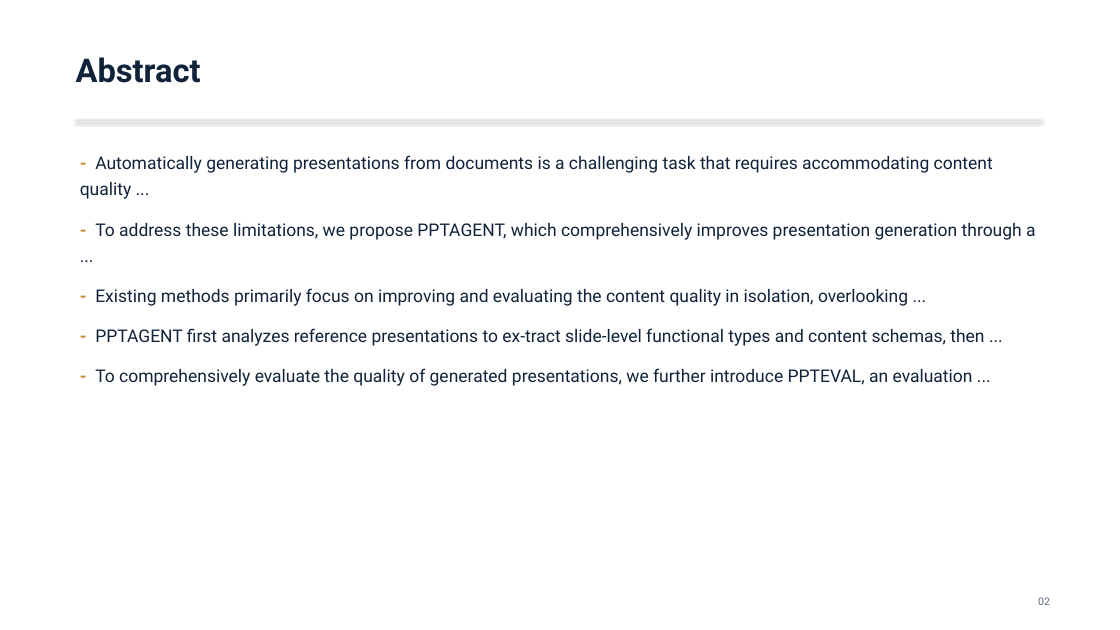
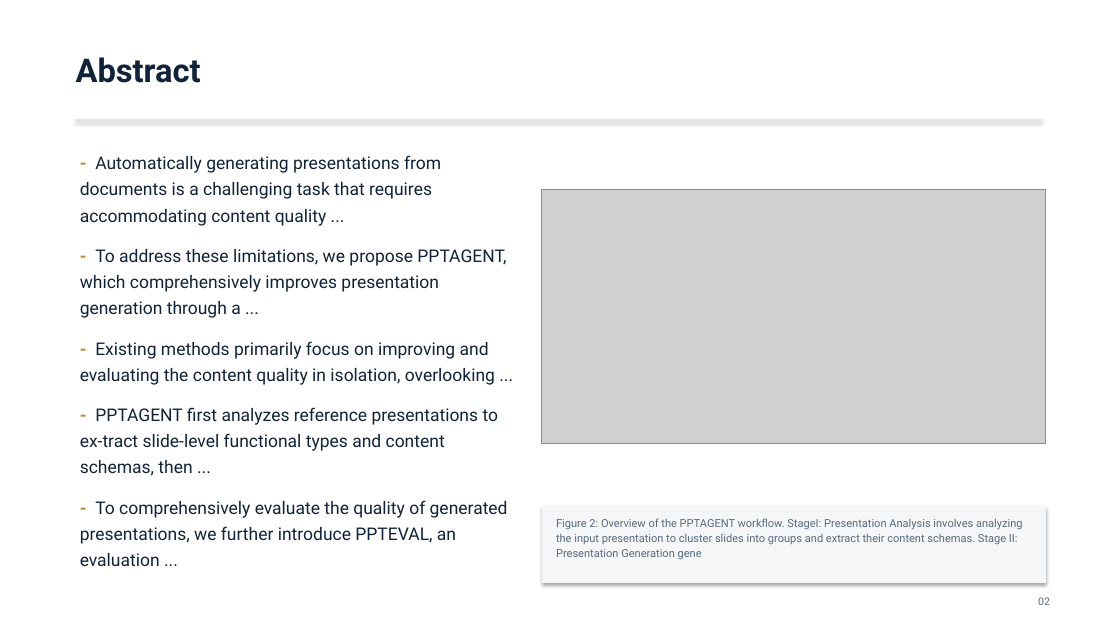
Before and after one commit to Mizuki0215/capstone-ppt-agent, a slide deck: slide 2 of out/PPTAgent_2501.03936.pptx. Drawn at 1120x630 pixels with LibreOffice and Linux fonts; fonts in the diff are those of the drawing; grey boxes stand for pictures. Boxes give left, top, right and bottom in pixels: in the first picture for what was removed or moved away, otherwise in the second. Text is boxed around its words. In the diff, an @@ line names an element or a change of style, - is before the commit and + after.

Commit message:
figures: clip the region above each caption instead of pulling images
The maps in this corpus are vector drawings, so 'extract the embedded images'
returns icons (0/10 captions matched in a probe). Figures are now clipped:

- src/figures.py: caption block -> band above it -> non-white ink bbox -> clip
  render at 200 dpi. The band stops at the nearest *paragraph*, not any text
  block: figures carry their own labels, and stopping at those cut the band off
  inside the figure (2/32 captions before, 12/32 after).
- parse.py: figures carry image, bbox, area, plus a caption count for reporting
- compose.py: a figure goes to the nearest slide by source page, max 2, and only
  if it has an image - a caption with no image is a reference to nothing
- render.py: figure slides become two-column, image placed contained (aspect
  preserved), caption panel under the image
- 57 tests

Verified structurally: 2 pictures placed, inside the slide, no overlap with any
text frame, embedded bytes hash to the crop that was inspected. Pixel rendering
is unavailable in this environment (LibreOfficeKit returns uniform frames for a
known-good deck too), so layout was checked geometrically.

```diff
--- a/out/PPTAgent_2501.03936.pptx
+++ b/out/PPTAgent_2501.03936.pptx
@@ text "- Automatically generating presentations from ..." rewrapped from (80,155,1035,386) to (80,155,508,566) @@
@@ picture added at (542,190,1046,444) @@
@@ rectangle added at (542,506,1046,583), fill #F4F6F8 @@
@@ text added at (556,518,1023,560), 9.5 pt, text #5A6B7C @@
+Figure 2: Overview of the PPTAGENT workflow. StageI: Presentation Analysis involves analyzing the input presentation to cluster slides into groups and extract their content schemas. Stage II: Presentation Generation gene
```
Also in this commit, not shown: 1 other slide changed, 8 other files.
